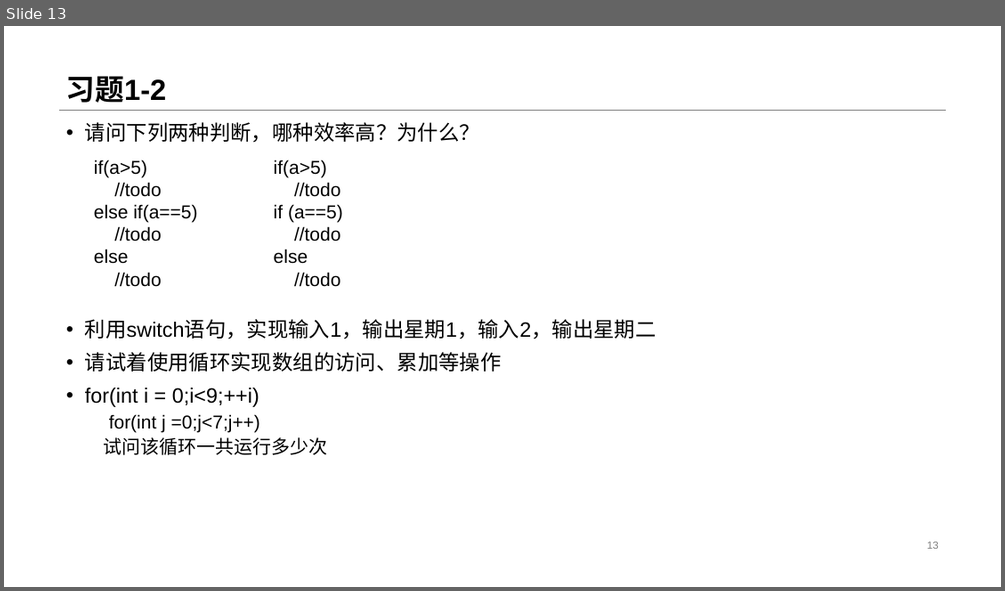
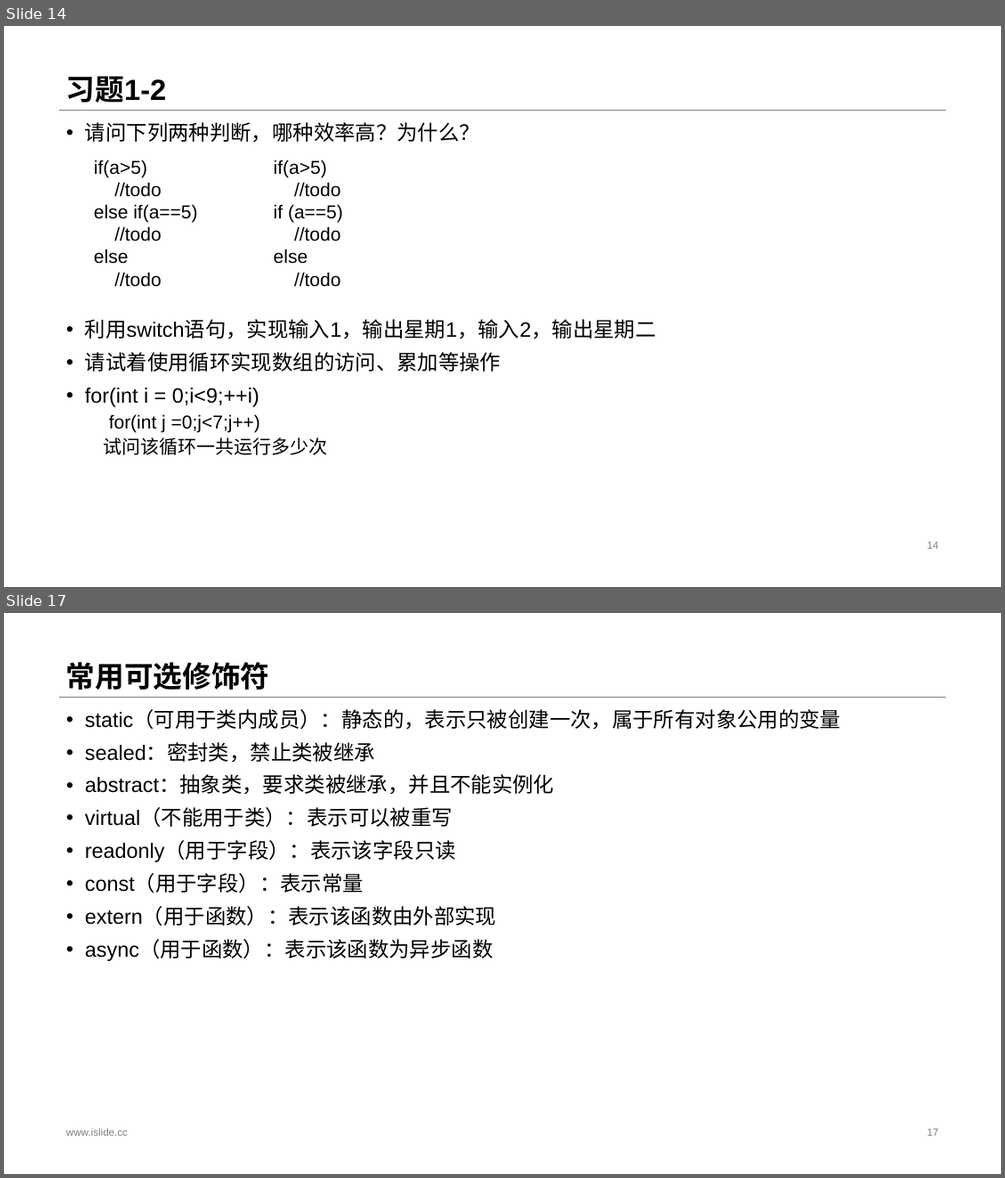
Before and after one commit to StevenEco/.NetCoreGuide, a slide deck: PPT/Microsoft Lesson.pptx. Shown one above the other, each under a label of ours: slide 13 before the commit, slides 14 and 17 after it; the slides between them are not shown. The pictures are 1005x591 and 1005x1178 pixels, drawn with LibreOffice and Linux fonts; fonts in the diff are those of the drawing. Boxes give left, top, right and bottom in pixels: in the first picture for what was removed or moved away, otherwise in the second. Text is boxed around its words. In the diff, an @@ line names an element or a change of style, - is before the commit and + after.

```diff
--- a/PPT/Microsoft Lesson.pptx
+++ b/PPT/Microsoft Lesson.pptx
@@ slide 17 added at (4, 613, 1001, 1174), background #FFFFFF; not listed: 1 template element that a slide beside it also shows @@
@@ title added at (66, 662, 269, 690), 28 pt, text #000000, bold @@
+常用可选修饰符
@@ text added at (85, 710, 841, 961), 20 pt, text #000000 @@
+• static（可用于类内成员）：静态的，表示只被创建一次，属于所有对象公用的变量
+• sealed：密封类，禁止类被继承
+• abstract：抽象类，要求类被继承，并且不能实例化
+• virtual（不能用于类）：表示可以被重写
+• readonly（用于字段）：表示该字段只读
+• const（用于字段）：表示常量
+• extern（用于函数）：表示该函数由外部实现
+• async（用于函数）：表示该函数为异步函数
@@ text added at (66, 1127, 128, 1135), 10 pt, text #808080 @@
+www.islide.cc
@@ page number added at (927, 1128, 938, 1135), 10 pt, text #808080 @@
+17
@@ what was slide 13 is now slide 14 @@
@@ page number at (927, 541, 938, 548): text changed @@
-13
+14
```
Also in this commit, not shown: 2 slides changed, 8 other slides added, 50 other files.
